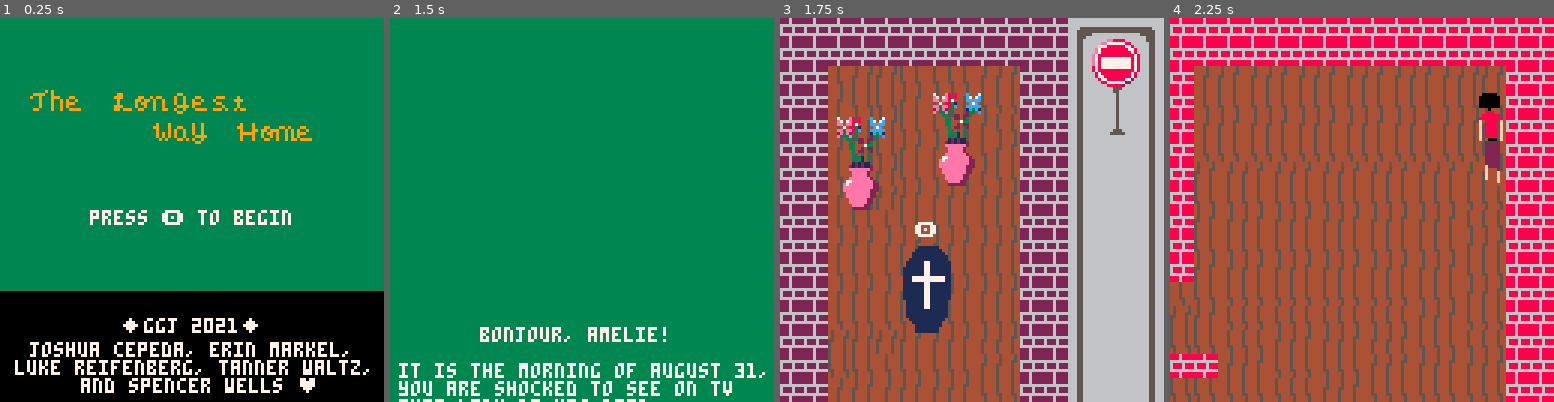
Above: before the commit, frames 1-4 (left to right).
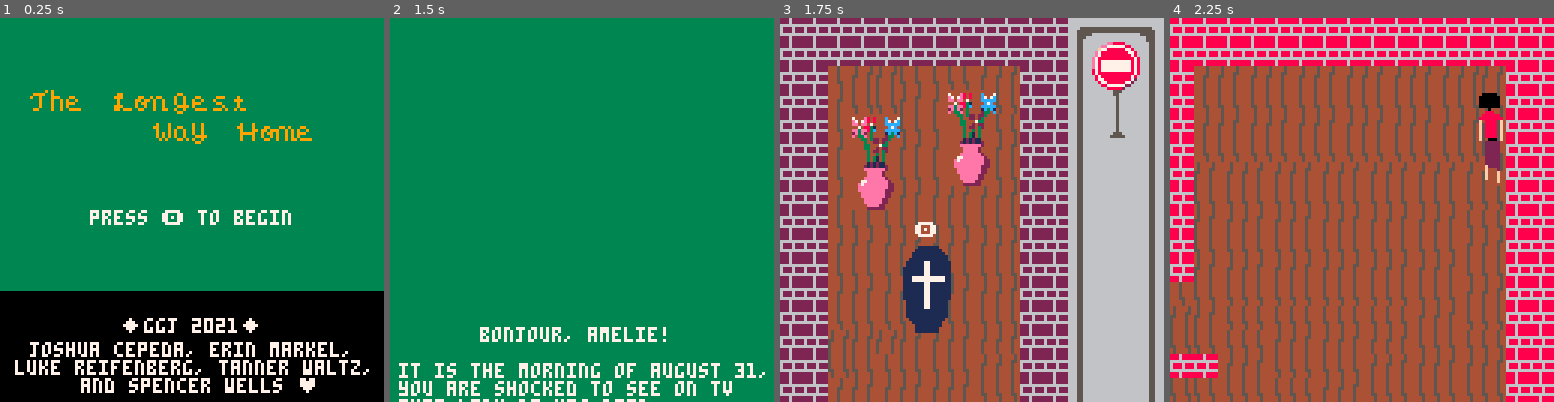
Above: after the commit, the same moments.

Repository: open-source-grilled-cheese/pacman-paris-undertale
Game: PICO-8 cartridge ggj.p8
Two runs of this game, one before a commit and one after it. Both use one fixed random seed, a clock stepped at 60 frames per second and the inputs below.
Inputs:
- Up to frame 1 (0.25 s): no input
- Up to frame 2 (1.5 s): tap O (Z key) at 0.7 s
- Up to frame 3 (1.75 s): hold Right from 1.6 s (still down); tap O (Z key) at 1.7 s
- Up to frame 4 (2.25 s): release Right at 2.1 s; tap O (Z key) at 2.1 s; hold Up from 2.15 s (still down)

Frames 1-2 are identical in both runs. In frame 3, 5.7% of the frame differs, in the area x 14-94%, y 5-50%; in frame 4, nothing differs.

Commit message:
Music And SFX Looping

Diff:
--- a/ggj.p8
+++ b/ggj.p8
@@ -1,5 +1,5 @@
 pico-8 cartridge // http://www.pico-8.com
-version 27
+version 29
 __lua__
 -- init data
 animations = {
@@ -161,115 +161,6 @@
 		}
 	}
 }
-
-objects = {
-	{
-		x = 648,
-		y = 7,
-		width = 2,
-		height = 4,
-		sprite = 206
-	},
- {
-		x = 768,
-		y = 7,
-		width = 2,
-		height = 4,
-		sprite = 206
-	},
-	{
-		x = 648,
-		y = 215,
-		width = 2,
-		height = 4,
-		sprite = 206
-	},
-	{
-		x = 768,
-		y = 215,
-		width = 2,
-		height = 4,
-		sprite = 206
-	},
-	{
-		x = 224,
-		y = 215,
-		width = 2,
-		height = 4,
-		sprite = 206
-	},
-	{
-		x = 104, -- has a problem
-		y = 215,
-		width = 2,
-		height = 4,
-		sprite = 206
-	},
-	{
-		x = 104,
-		y = 7,
-		width = 2,
-		height = 4,
-		sprite = 206
-	},
-	{ -- flowers
-		x = 27,
-		y = 152,
-		width = 2,
-		height = 4,
-		sprite = 141
-	},
-	{
-		x = 51,
-		y = 168,
-		width = 2,
-		height = 4,
-		sprite = 141
-	},
-	{
-		x = 51,
-		y = 208,
-		width = 2,
-		height = 4,
-		sprite = 141
-	},
-	{
-		x = 19,
-		y = 192,
-		width = 2,
-		height = 4,
-		sprite = 141
-	},
-	{
-		x = 19,
-		y = 32,
-		width = 2,
-		height = 4,
-		sprite = 141
-	},
-	{
-		x = 51,
-		y = 24,
-		width = 2,
-		height = 4,
-		sprite = 141
-	},
-	{
-		x = 396,
-		y = 215,
-		width = 4,
-		height = 2,
-		sprite = 35
-	},
-	{
-		x = 588,
-		y = 40,
-		width = 4,
-		height = 2,
-		sprite = 35
-	}
-}
-
 battle = {
 	p = {
 		sprite = 252,
@@ -351,17 +242,11 @@
 	}
 
 	ending_text = {
-		{ 6, "you hand the box of mementos", 3},
-		{ 6, "to dominique bretodeau", 3},
-		{ 6, "and his eyes fill with tears", 3},
-		{ 6, "as he looks through", 3},
-		{ 6, "his long lost", 3},
-		{ 12, "childhood memories.", 3},
-		{ 6, "the box has found its way home,", 3},
-		{ 6, "and you are fulfilled,", 3},
-		{ 6, "so much so that", 3},
-		{ 6, "your life's passion is", 3},
-		{ 12, "now to do good for others.", 3},
+		{ 6, "you successfully returned", 3},
+		{ 12, "the box to dominique bretodeau!", 3},
+		{ 12, "the box has found its way home.", 3},
+		{ 6, "your life's passion is now", 3},
+		{ 24, "to do good for others.", 3},
 		{ 6, "the end", 3}
 	}
 
@@ -370,7 +255,6 @@
 end
 
 function _init()
-	music(1)
 	_update = _update_title
 	_draw = _draw_title
 	base = 110
@@ -405,7 +289,6 @@
 	 end
 
 	 if btnp(🅾️) then
-	 	music(9)
 		_update = _update_walk
 		_draw = _draw_walk
 		end
@@ -866,7 +749,6 @@
 
 	-- draw npcs
 	draw_npcs()
-	draw_objects()
 end
 
 function _draw_dialog()
@@ -999,16 +881,6 @@
 				_offset = 0
 			end
 			print("🅾️", npc.x+4, npc.y-npc.v_offset+_offset, _color)
-	end
-end
-
-function draw_objects()
-for object in all(objects) do
-		spr(object.sprite, object.x, object.y, object.width, object.height)
-		if object.y <= p.y and abs(p.x-object.x) < 50 then
-		 -- redraw player if they should be in front
-			draw_player()
-		end
 	end
 end
 
@@ -1203,13 +1075,13 @@
 0000000000000000000000000000000000000000000000000000000000000000000000000000000000000000000000000000000000000000000000000000000000000000000000000000000000000000000000000000000000000000000000000000000000000000000000000000000000000000000000000000000000000000
 __map__
 1313131313131313131313136867676905060506050605060505060d0e0d0e0f0d0e0d0e0f0e0d0e0f0e0d0e0f0e0d0e0f0d0e0f686767676767676767676769cdcdcdcdcdcdcdcdcdcdcdcdcdcdcdcd686767690506050605060506050506686767690303030303030303030303030303030303030303030303030303030303
-131313131313131313131313776a6a7715161516151615161515161d1e1d1e1f1d1e1d1e1f1e1d1e1f1e1d1e1f1e1d1e1f1d1e1f77090a6a6a6a6a6a6a070877cdcdcdcdcdcdcdcdcdcdcdcdcdcdcdcd776a6a771516151615161516151516776a6a770303030303030303030303030303030303030303030303030303030303
-1313f7e8e9f8f7f8e7e81313776a6a776b6b6b6b6b7b6b6b6b6b6b2d2e2d2e2f2d2e2d2e2f2e2d2e2f2e2d2e2f2e2d2e2f2d2e2f77191a0708292a090a171877cdcdcdcdcdcdcdcdcdcdcdcdcdcdcdcd776a6a776b6b6b6b6b7b6b6b6b6b6b776a6a770303e7e8e8e7e8e7e8e7e8e7e803e7e8e7e8e7e8e7e8e7e8e7e8e80303
-1313e7f8f9e8e7e9f7f81313776a6a776b6b6b6b6b7b6b6b6b6b6b3d3e3d3e3f3d3e3d3e3f3e3d3e3f3e3d3e3f3e3d3e3f3d3e3f77292a1718393a191a292a77cdc8c8cdcdcdd9cdcdcdc8cdcdcdcdcd776a6a776b6b6b6b6b7b6b6b6b6b6b776a6a770303f7f8e7e8e7e8e7e8e7e8f803f7f8f7f8f7f8f7f8f7f8f7f8f80303
-1313f7e8e9f8f7f9e7f81313776a6a776b6b6b6b6b7b6b6b6b6b6b6867676767676767676767676767676767676767676767676779393a6a090a6a6a6a393a77cdc8c8c8c8c8cdcdcdcdc8cdcdcdcdcd776a6a776b6b6b6b6b7b6b6b6b6b6b776a6a770303e7e8f7f8f7f8f7f8f7f8f803e7e8e7e8e7e8e7e8e7e8e7e8e80303
-1313e7f8f9e8e7e9f7e81313776a6a776b6b6b6b6b7b6b6b6b6b6b776a6a6a6a6a6a6a6a6a6a6a6a6a6a6a6a6a6a6a6a6a6a6a6a6a6a6a6a191a6a6a6a272877cdcdcdc8cdcdc8c8c8cdcdcdcdcdcdcd776a6a776b6b6b6b6b7b6b6b6b6b6b776a6a770303f7f8e7e8e7e8e7e8e7e8e803f7f8f7f8f7f8f7f8f7f8f7f8f80303
-1313f7e8e9f8f7f9e7f81313776a6a776b6b6b6b6b7b6b6b6b6b6b776a6a6a6a6a6a6a6a6a6a6a6a6a6a6a6a6a6a6a6a6a6a6a6a6a6a6a6a6a6a6a6a6a373877cdcdcdd9cdcdcdcdeacdcdc8cdcdcdcd776a6a776b6b6b6b6b7b6b6b6b6b6b776a6a770303e7e8f7f8f7f8f7f8f7f8f803e8e7e8e7e8e7e8e7e8e7e8e7e80303
-1313e7f8e9e8e7e8e7e81313776a6a776b6b6b6b6b7b6b6b6b6b6b776a6a68676767676767676767676767676767676767676767676767676767676767676779cdcdcdcdcdcdcdcdcdcdcdcdcdc8cdcd776a6a776b6b6b6b6b7b6b6b6b6b6b776a6a770303f7f8e7e8e7e8e7e8e7e8e803f8f7f8f7f8f7f8f7f8f7f8f7f80303
+13131313131313131313131377cecf7715161516151615161515161d1e1d1e1f1d1e1d1e1f1e1d1e1f1e1d1e1f1e1d1e1f1d1e1f77090a6a6a6a6a6a6a070877cdcdcdcdcdcdcdcdcdcdcdcdcdcdcdcd77cecf77151615161516151615151677cecf770303030303030303030303030303030303030303030303030303030303
+1313f7e8e9f8f7f8e7e8131377dedf776b6b6b6b6b7b6b6b6b6b6b2d2e2d2e2f2d2e2d2e2f2e2d2e2f2e2d2e2f2e2d2e2f2d2e2f77191a0708292a090a171877cdcdcdcdcdcdcdcdcdcdcdcdcdcdcdcd77dedf776b6b6b6b6b7b6b6b6b6b6b77dedf770303e7e8e8e7e8e7e8e7e8e7e803e7e8e7e8e7e8e7e8e7e8e7e8e80303
+1313e7f8f9e8e78f80f8131377eeef776b6b6b6b6b7b6b6b6b6b6b3d3e3d3e3f3d3e3d3e3f3e3d3e3f3e3d3e3f3e3d3e3f3d3e3f77292a1718393a191a292a77cdc8c8cdcdcdd9cdcdcdc8cdcdcdcdcd77eeef776b6b6b6b6b7b6b6b6b6b6b77eeef770303f7f8e7e8e7e8e7e8e7e8f803f7f8f7f8f7f8f7f8f7f8f7f8f80303
+1313f78f80f8f79f90f8131377feff776b6b6b6b6b7b6b6b6b6b6b6867676767676767676767676767676767676767676767676779393a6a090a6a6a6a393a77cdc8c8c8c8c8cdcdcdcdc8cdcdcdcdcd77feff776b6b6b6b6b7b6b6b6b6b6b77feff770303e7e8f7f8f7f8f7f8f7f8f803e7e8e7e8e7e8e7e8e7e8e7e8e80303
+1313e79f90e8e78d8ee81313776a6a776b6b6b6b6b7b6b6b6b6b6b776a6a6a6a6a6a6a6a6a6a6a6a6a6a6a6a6a6a6a6a6a6a6a6a6a6a6a6a191a6a6a6a272877cdcdcdc8cdcdc8c8c8cd23242526cdcd776a6a776b6b6b6b6b7b6b6b6b6b6b776a6a770303f7f8e7e8e7e8e7e8e7e8e803f7f8f7f8f7f8f7f8f7f8f7f8f80303
+1313f78d8ef8f79d9ef81313776a6a776b6b6b6b6b7b6b6b6b6b6b776a6a6a6a6a6a6a6a6a6a6a6a6a6a6a6a6a6a6a6a6a6a6a6a6a6a6a6a6a6a6a6a6a373877cdcdcdd9cdcdcdcdeacd33343536cdcd776a6a776b6b6b6b6b7b6b6b6b6b6b776a6a770303e7e8f7f8f7f8f7f8f7f8f803e8e7e8e7e8e7e8e7e8e7e8e7e80303
+1313e79d9ee8e7e8e7e81313776a6a776b6b6b6b6b7b6b6b6b6b6b776a6a68676767676767676767676767676767676767676767676767676767676767676779cdcdcdcdcdcdcdcdcdcdcdcdcdc8cdcd776a6a776b6b6b6b6b7b6b6b6b6b6b776a6a770303f7f8e7e8e7e8e7e8e7e8e803f8f7f8f7f8f7f8f7f8f7f8f7f80303
 1313f7f8f7f8f7f8f7f81313776a6a776b6b6b6b6b7b6b6b6b6b6b776a6a77cdcdcdcdcdc8cdcdcdcdcdcdcdcdcdc8cdcdcdcdcdcdcdeacdcdcdd9cdcdcdcdcdcdd9cdcdcdcdc9cdcdcdcdcdcdcdcdcd776a6a776b6b6b6b6b7b6b6b6b6b6b776a6a770303e7e8f7f8f7f8f7f8f7f8f803e8e7e8e7e8e7e8e7e8e7e8f7f80303
 1313e7e8e7e8e7e8e7e81313776a6a776b6b6b6b6b7b6b6b6b6b6b776a6a77cdcdcdc8c8c8cdcdcdcdcdcdcdcdcdc8cdcdcdcdcdcdcdcdcdcdd9d9cdcdcdcdcdcdcdcdcdcdcdeacdcdc9cdcdeacdcdcd776a6a776b6b6b6b6b7b6b6b6b6b6b776a6a770303f7f8e7e8e7e8e7e8e7e8e803f8f7f8f7f8f7f8f7f8f7f8e7e80303
 1313f7f8f7f8f7f8f7f81313776a6a776b6b6b6b6b7b6b6b6b6b6b776a6a77c8cdcdc8cdc8cdcdc8c8c8cdcdcdc8cdcdcdcdc8cdcdcdcdcdcdd9cdeacdcdcdd9cdcdcdcdcdd9eacdcdd9cdcdd9cdcdea776a6a776b6b6b6b6b7b6b6b6b6b6b776a6a770303e7e8f7f8f7f8f7f8f7f8f803e8e7e8e7e8e7e8e7e8e7e8f7f80303
@@ -1221,18 +1093,18 @@
 1313f7f8f7f8f7f8f7f81313776a6a776b6b6b6b6b7b6b6b6b6b6b776a6a77c8c8cdcdcdcdcdcdc8c8c8cdcdcdcdcdcdcdcdcdcdcdcdcdcdcdcdd9cdcdcdcdcdcdcdcdcdcdeaeacdeacdd9d9eaeacdcd776a6a776b6b6b6b6b7b6b6b6b6b6b776a6a770303e7e8e7e8e7e8e7e8e7e8e7e8e8e7e8e7e8f7f8e7e8e7e8e7e80303
 1313e7e8e7e8e7e8e7e80b0c776a6a776b6b6b6b6b7b6b6b6b6b6b776a6a77c8c8cdcdcdcdcdcdcdc8c8c8cdcdcdcdcdcdcdcdcdcdcdcdcdcdd9cdcdcdcdcdcdcdcdcdeacdcdcdeaead9eaeacdcdcdcd776a6a776b6b6b6b6b7b6b6b6b6b6b776a6a770303f7f8f7f8f7f8f7f8f7f8f7f8f8f7f8f7f8f7f8f7f8f7f8f7f80303
 1313f7f8f7f8f7f8f7f81b1c776a6a776b6b6b6b6b7b6b6b6b6b6b776a6a77cdcdcdcdc8c8cdcdcdcdcdcdcdcdcdc9cdcdcdcdcdcdcdcdcdcdcdcdcdcdcdcdd9cdeacdcdcdcdcdcdcdcdeaeacdcdcdcd776a6a776b6b6b6b6b7b6b6b6b6b6b776a6a770303e7e8e8e8e7e8e7e8e8e7e803030303030303030303030303030303
-1313e7e8e7e8e7e8e7e82b2c776a6a776b6b6b6b6b7b6b6b6b6b6b776a6a77cdcdcdcdc9c9cdcdcdcdcdcdcdcdc9cdcdcdcdcdcdcdcdcdd9d9cdcdcdcdcdcdcdcdcdcdcdcdcdcdcdcdcdcdcdcdeacdcd776a6a776b6b6b6b6b7b6b6b6b6b6b776a6a770303f7f8f8f8f7f8f7f8f8f7f803e7e7e8e7e8e7e8e7e7e7e7e7e70303
-1313f7f8f7f8f7f8f7f83b3c776a6a776b6b6b6b6b7b6b6b6b6b6b776a6a77cdcdcdc9cdcdcdcdcdcdcdcdcdc9cdcdcdcdc9cdcdcdcdcdcdcdcdcdcdd9cdcdcdcdcdcdcdcdcdcdcdcdcdcdcdcdd9cdcd776a6a776b6b6b6b6b7b6b6b6b6b6b776a6a770303e7e8e7e8e8e7e8e7e8e7e803f7f7f8f7e7e8f8e7f7f8e7e7e70303
-1313f7f8e7e8f7e8e7e81313776a6a776b6b6b6b6b7b6b6b6b6b6b776a6a77cdcdcdc9cdcdc9cdcdc9cdcdcdcdc9cdcdcdcdc9eaeaeaeacdcdcdcdc9cdcdcdcdcdcdcdcdc9c9cdcdcdcdcdcdcdcdcdc9776a6a776b6b6b6b6b7b6b6b6b6b6b776a6a770303f7f8f7f8f8f7f8f7f8f7f803f7f8f7e7f7f8e8e7e7e8e7e7e80303
-1313e7e8f7f8e7f8f7f81313776a6a776b6b6b6b6b7b6b6b6b6b6b776a6a77cdcdcdcdcdcdcdcdcdcdcdcdcdcdcdcdeaeaeaeaead9eacdcdcdc9cdcdcdcdcdcdc9cdcdc9cdcdcdcdcdcdd9cdcdcdcdcd776a6a776b6b6b6b6b7b6b6b6b6b6b776a6a770303e7e8e7e8e7e8e7e8e7e8e803e7e8e7e8e7e8f8f7f7f8e7e8f80303
-1313f7f8f7f8f7e8e7f81313776a6a776b6b6b6b6b7b6b6b6b6b6b776a6a77cdcdcdc9cdcdcdcdcdcdcdcdcdcdeaeaeaeaeaead9cdcdcdcdcdeaeaeaeacdcdcdcdcdcdc9cdcdcdcdcdcdcdcdcdcdcdcd776a6a776b6b6b6b6b7b6b6b6b6b6b776a6a770303f7f8f7f8f7f8f7f8f7f8f803f7f8f7f8f7e7e8e7e8e7f7f8e80303
-1313e7e8e7e8e7e8e7e81313776a6a776b6b6b6b6b7b6b6b6b6b6b776a6a77cdcdcdd9cdcdcdcdc9cdcdcdcdeaeaeaead9d9cdcdcdcdcdcdc9eaeaeacdcdcdc9cdcdc9c9cdcdcdcdcdcdcdcdcdcdcdcd776a6a776b6b6b6b6b7b6b6b6b6b6b776a6a770303e7e8e7e8e7e8e7e8e7e7e8e7e7e8e7e8e7f7f8f7f8f7f8f7f80303
-1313f7f8f7f8f7f9f7f81313776a6a776b6b6b6b6b7b6b6b6b6b6b776a6a77cdcdcdd9cdcdcdcdcdcdcdcdcdeaeaeaeaead9cdcdcdcdcdcdcdeaeacdc9cdcdcdc9cdcdcdcdcdcdcdcdcdcdcdcdcdcdcd776a6a776b6b6b6b6b7b6b6b6b6b6b776a6a770303f7f8f7f8f7f8f7f8f7f7f8f7f7f8f7f8f7f8f7f8f7e7e8e7e80303
-1313e7e8e7e8e7e9e7e81313776a6a776b6b6b6b6b7b6b6b6b6b6b776a6a77cdd9d9cdcdcdeacdcdcdcdcdeaeaeaeaeacdcdcdcdcdc8cdcdcdd9eacdcdcdcdcdcdcdcdcdd9cdcdcdcdcdcdcdcdcdc9cd776a6a776b6b6b6b6b7b6b6b6b6b6b776a6a770303e7e8e8e7e8e7e8e7e8e7e803e7e8e7e8e7e8e7e8e7f7f8f7f80303
-1313f7f8f7f8f7f9f7f81313776a6a776b6b6b6b6b7b6b6b6b6b6b776a6a77cdd9cdcdcdcdeacdcdcdcdeaeaeaeaead9cdcdcdc8cdcdcdcdcdeaeacdcdcdcdcdcdcdcdd9cdcdcdcdcdcdcdcdd9cdcdcd776a6a776b6b6b6b6b7b6b6b6b6b6b776a6a770303f7f8f8f7f8f7f8f7f8f7f803f7f8f7f8f7f8f7f8f7f8f7e7e80303
-1313e7e8e7e8e7e9e7e81313776a6a776b6b6b6b6b7b6b6b6b6b6b776a6a77cdcdcdcdcdeacdcdcdcdcdeaeaeaeaead9cdcdcdc8cdc8cdcdd9d9eaeaeacdcdcdcdcdcdc9c9cdc9cdcdcdcdd9d9cdcdcd776a6a776b6b6b6b6b7b6b6b6b6b6b776a6a770303e7f7f8f7f8e7e8e7e8e7e803e7e8e7e8e7e8e7e8e7e8e7e7e80303
-1313f7f8f7f8f7f8f7f81313776a6a776b6b6b6b6b7b6b6b6b6b6b776a6a77d9cdcdcdcdcdcdcdcdeaeaeacdeaeaeaeacdcdcdcdcdcdcdcdd9d9d9eaeacdcdd9cdcdcdcdcdd9d9cdcdcdcdcdcdcdc9d9776a6a776b6b6b6b6b7b6b6b6b6b6b776a6a770303f7f8f7f8f8f7f8f7f8f7f803f7f8f7f8f7f8f7f8f7f8f7f7f80303
-131313131313131313131313776a6a770506050605060506050606776a6a77cdcdcdcdd9cdcdcdcdcdcdcdeaeaead9eaeaeaeaeaeaeaeaead9d9d9d9eacdcdcdcdcdcdd9cdcdcdcdcdcdc9cdcdcdcdcd776a6a770506060506050605060506776a6a770303030303030303030303030303030303030303030303030303030303
+1313e7e88f80e7e8e7e82b2c776a6a776b6b6b6b6b7b6b6b6b6b6b776a6a77cdcdcdcdc9c9cdcdcdcdcdcdcdcdc9cdcdcdcdcdcdcdcdcdd9d9cdcdcdcdcdcdcdcdcdcdcdcdcdcdcdcdcdcdcdcdeacdcd776a6a776b6b6b6b6b7b6b6b6b6b6b776a6a770303f7f8f8f8f7f8f7f8f8f7f803e7e7e8e7e8e7e8e7e7e7e7e7e70303
+1313f7f89f90f78f80f83b3c776a6a776b6b6b6b6b7b6b6b6b6b6b776a6a77cdcdcdc9cdcdcdcdcdcdcdcdcdc9cdcdcdcdc9cdcdcdcdcdcdcdcdcdcdd9cdcdcdcdcdcdcdcdcdcdcdcdcdcdcdcdd9cdcd776a6a776b6b6b6b6b7b6b6b6b6b6b776a6a770303e7e8e7e8e8e7e8e7e8e7e803f7f7f8f7e7e8f8e7f7f8e7e7e70303
+1313f7f88d8ef79f90e81313776a6a776b6b6b6b6b7b6b6b6b6b6b776a6a77cdcdcdc9cdcdc9cdcdc9cdcdcdcdc9cdcdcdcdc9eaeaeaeacdcdcdcdc9cdcdcdcdcdcdcdcdc9c9cdcdcdcdcdcdcdcdcdc9776a6a776b6b6b6b6b7b6b6b6b6b6b776a6a770303f7f8f7f8f8f7f8f7f8f7f803f7f8f7e7f7f8e8e7e7e8e7e7e80303
+1313e7e89d9ee78d8ef81313776a6a776b6b6b6b6b7b6b6b6b6b6b776a6a77cdcdcdcdcdcdcdcdcdcdcdcdcdcdcdcdeaeaeaeaead9eacdcdcdc9cdcdcdcdcdcdc9cdcdc9cdcdcdcdcdcdd9cdcdcdcdcd776a6a776b6b6b6b6b7b6b6b6b6b6b776a6a770303e7e8e7e8e7e8e7e8e7e8e803e7e8e7e8e7e8f8f7f7f8e7e8f80303
+1313f7f8f7f8f79d9ef81313776a6a776b6b6b6b6b7b6b6b6b6b6b776a6a77cdcdcdc9cdcdcdcdcdcdcdcdcdcdeaeaeaeaeaead9cdcdcdcdcdeaeaeaeacdcdcdcdcdcdc9cdcdcdcdcdcdcdcdcdcdcdcd776a6a776b6b6b6b6b7b6b6b6b6b6b776a6a770303f7f8f7f8f7f8f7f8f7f8f803f7f8f7f8f7e7e8e7e8e7f7f8e80303
+1313e78f80e8e7e8e7e81313776a6a776b6b6b6b6b7b6b6b6b6b6b776a6a77cdcdcdd9cdcdcdcdc9cdcdcdcdeaeaeaead9d9cdcdcdcdcdcdc9eaeaeacdcdcdc9cdcdc9c9cdcdcdcdcdcdcdcdcdcdcdcd776a6a776b6b6b6b6b7b6b6b6b6b6b776a6a770303e7e8e7e8e7e8e7e8e7e7e8e7e7e8e7e8e7f7f8f7f8f7f8f7f80303
+1313f79f90f8f78f80f81313776a6a776b6b6b6b6b7b6b6b6b6b6b776a6a77cdcdcdd9cdcdcdcdcdcdcdcdcdeaeaeaeaead9cdcdcdcdcdcdcdeaeacdc9cdcdcdc9cdcdcdcdcdcdcdcdcdcdcdcdcdcdcd776a6a776b6b6b6b6b7b6b6b6b6b6b776a6a770303f7f8f7f8f7f8f7f8f7f7f8f7f7f8f7f8f7f8f7f8f7e7e8e7e80303
+1313e78d8ee8e79f90e81313776a6a776b6b6b6b6b7b6b6b6b6b6b776a6a77cdd9d9cdcdcdeacdcdcdcdcdeaeaeaeaeacdcdcdcdcdcdcdcdcdd9eacdcdcdcdcdcdcdcdcdd9cdcdcdcdcdcdcdcdcdc9cd776a6a776b6b6b6b6b7b6b6b6b6b6b776a6a770303e7e8e8e7e8e7e8e7e8e7e803e7e8e7e8e7e8e7e8e7f7f8f7f80303
+1313f79d9ef8f78d8ef8131377cecf776b6b6b6b6b7b6b6b6b6b6b77cecf77cdd9cdcdcdcdeacdcdcdcdeaeaeaeaead9cdcd23242526cdcdcdeaeacdcdcdcdcdcdcdcdd9cdcdcdcdcdcdcdcdd9cdcdcd77cecf776b6b6b6b6b7b6b6b6b6b6b77cecf770303f7f8f8f7f8f7f8f7f8f7f803f7f8f7f8f7f8f7f8f7f8f7e7e80303
+1313e7e8e7e8e79d9ee8131377dedf776b6b6b6b6b7b6b6b6b6b6b77dedf77cdcdcdcdcdeacdcdcdcdcdeaeaeaeaead9cdcd33343536cdcdd9d9eaeaeacdcdcdcdcdcdc9c9cdc9cdcdcdcdd9d9cdcdcd77dedf776b6b6b6b6b7b6b6b6b6b6b77dedf770303e7f7f8f7f8e7e8e7e8e7e803e7e8e7e8e7e8e7e8e7e8e7e7e80303
+1313f7f8f7f8f7f8f7f8131377eeef776b6b6b6b6b7b6b6b6b6b6b77eeef77d9cdcdcdcdcdcdcdcdeaeaeacdeaeaeaeacdcdcdcdcdcdcdcdd9d9d9eaeacdcdd9cdcdcdcdcdd9d9cdcdcdcdcdcdcdc9d977eeef776b6b6b6b6b7b6b6b6b6b6b77eeef770303f7f8f7f8f8f7f8f7f8f7f803f7f8f7f8f7f8f7f8f7f8f7f7f80303
+13131313131313131313131377feff77050605060506050605060677feff77cdcdcdcdd9cdcdcdcdcdcdcdeaeaead9eaeaeaeaeaeaeaeaead9d9d9d9eacdcdcdcdcdcdd9cdcdcdcdcdcdc9cdcdcdcdcd77feff77050606050605060506050677feff770303030303030303030303030303030303030303030303030303030303
 13131313131313131313131378676779151615161516151615161678676779cdcdcdd9cdcdcdcdcdcdcdcdeaeaeaeaeaeaeaeaeaeaeaeaeaead9d9d9eacdcdcdcdcdd9d9cdcdcdcdcdd9cdcdcdcdcdcd786767791516161516151615161516786767790303030303030303030303030303030303030303030303030303030303
 
 
Not shown, changed: 74 lines of the sprite sheet (__gfx__) section of ggj.p8
Not shown, changed: the music (__music__) section of ggj.p8
